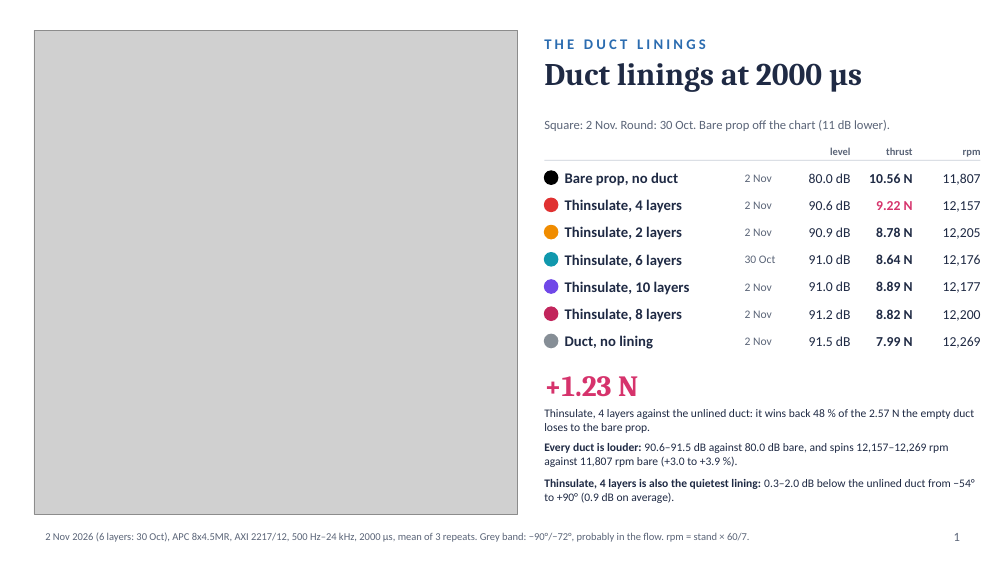
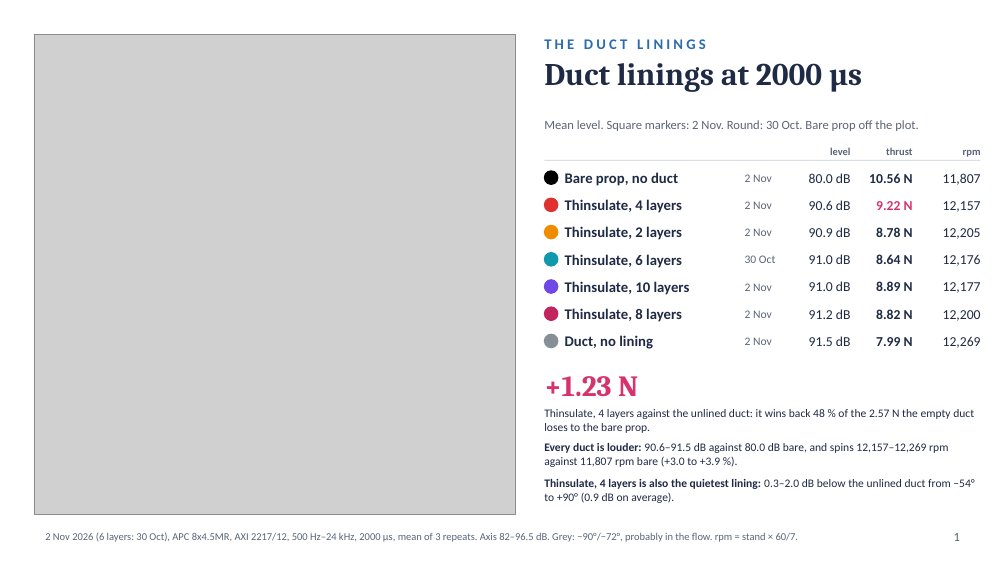
Before and after one commit to asdfgh0318/SoundVisualizer, a slide deck: slide 1 of docs/analysis/chamber-final-2026-10-01/slides/2026-11-03 duct linings thrust rpm.pptx. Drawn at 1008x567 pixels with LibreOffice and Linux fonts; fonts in the diff are those of the drawing; grey boxes stand for pictures. Boxes give left, top, right and bottom in pixels: in the first picture for what was removed or moved away, otherwise in the second. Text is boxed around its words. In the diff, an @@ line names an element or a change of style, - is before the commit and + after.

```diff
--- a/docs/analysis/chamber-final-2026-10-01/slides/2026-11-03 duct linings thrust rpm.pptx
+++ b/docs/analysis/chamber-final-2026-10-01/slides/2026-11-03 duct linings thrust rpm.pptx
@@ picture: place and size @@
-picture at (34, 30, 518, 514)
+picture at (34, 34, 516, 514)
@@ text at (544, 120, 919, 131): text changed @@
-Square: 2 Nov. Round: 30 Oct. Bare prop off the chart (11 dB lower).
+Mean level. Square markers: 2 Nov. Round: 30 Oct. Bare prop off the plot.
@@ text at (45, 532, 799, 542): text changed @@
-2 Nov 2026 (6 layers: 30 Oct), APC 8x4.5MR, AXI 2217/12, 500 Hz–24 kHz, 2000 µs, mean of 3 repeats. Grey band: −90°/−72°, probably in the flow. rpm = stand × 60/7.
+2 Nov 2026 (6 layers: 30 Oct), APC 8x4.5MR, AXI 2217/12, 500 Hz–24 kHz, 2000 µs, mean of 3 repeats. Axis 82–96.5 dB. Grey: −90°/−72°, probably in the flow. rpm = stand × 60/7.
```
Also in this commit, not shown: 5 other files.
